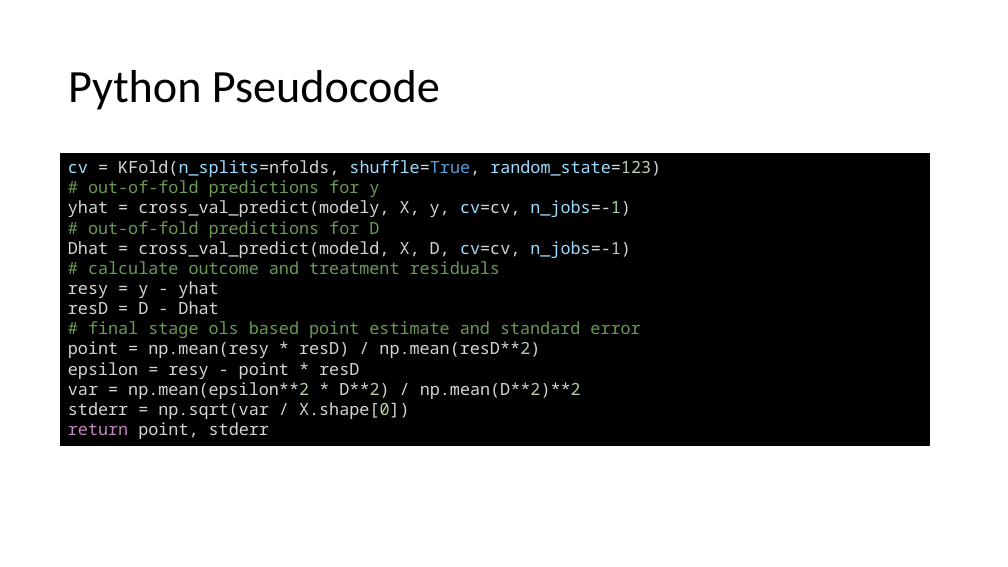
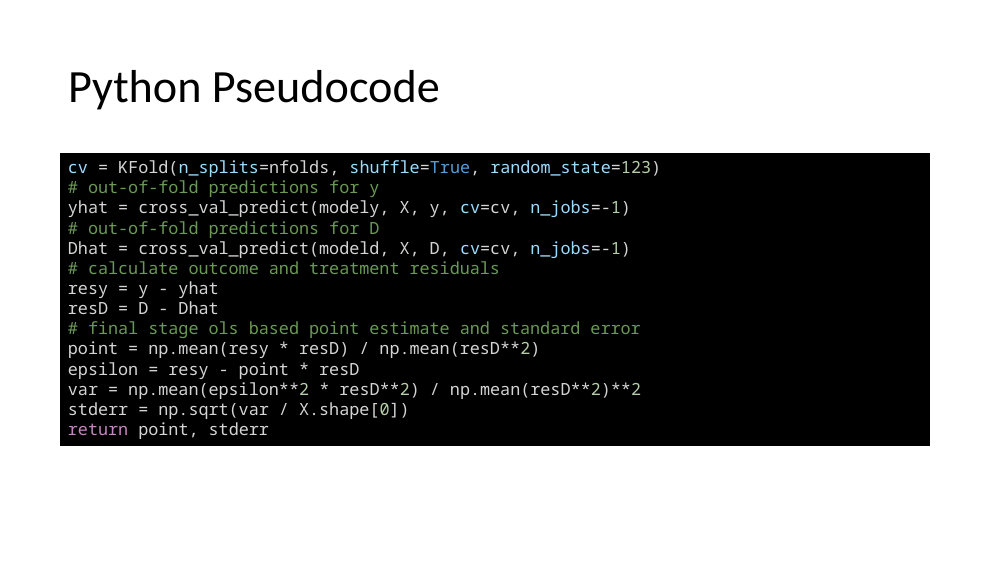
Before and after one commit to stanford-msande228/winter24, a slide deck: slide 25 of assets/presentations/MSANDE228_Lecture13_Inference_with_Modern_NonLinear_Methods2.pptx (slide 28 before the commit). Drawn at 1008x567 pixels with LibreOffice and Linux fonts; fonts in the diff are those of the drawing. Boxes give left, top, right and bottom in pixels: in the first picture for what was removed or moved away, otherwise in the second. Text is boxed around its words. In the diff, an @@ line names an element or a change of style, - is before the commit and + after.

```diff
--- a/assets/presentations/MSANDE228_Lecture13_Inference_with_Modern_NonLinear_Methods2.pptx
+++ b/assets/presentations/MSANDE228_Lecture13_Inference_with_Modern_NonLinear_Methods2.pptx
@@ text in rectangle at [68, 382, 641, 399]: text changed @@
-var = np.mean(epsilon**2 * D**2) / np.mean(D**2)**2
+var = np.mean(epsilon**2 * resD**2) / np.mean(resD**2)**2
```
Also in this commit, not shown: 1 other slide changed, 5 slides added, 2 slides removed, 13 other files.
